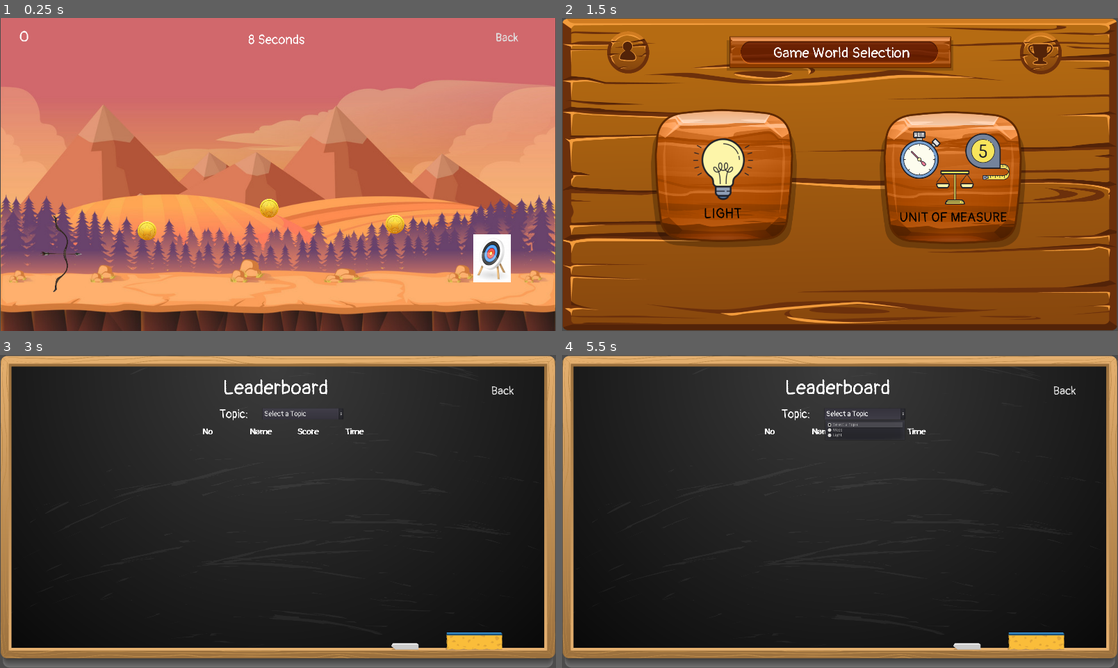
Above: before the commit, frames 1-4 (two rows, left to right).
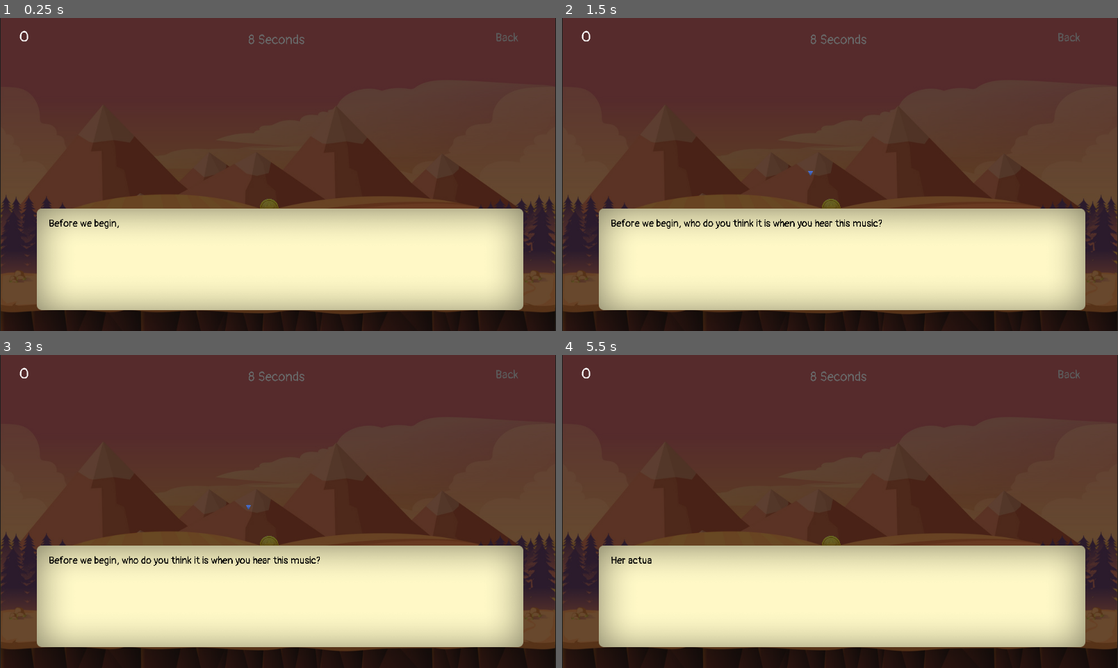
Above: after the commit, the same moments.

Repository: ChunFei96/Godot-PhysicLab
Game: Godot game, scene res://MainLevels/Mass/Level2/Level2.tscn
Same seed, same stepped clock (60 frames per second), same inputs: the game is played once before the commit and once after it. This scene is started directly instead of the project's main scene.
Inputs (mouse positions are in pixels of both pictures, inside the frame that each line leads up to):
- Up to frame 1 (0.25 s): no input
- Up to frame 2 (1.5 s): click "Back" at 0.5 s; click (739, 174) at 1.25 s, where only the run before the commit has a clickable "Light"
- Up to frame 3 (3 s): click (405, 514) at 2 s, where only the run before the commit has a clickable "Units of Measurements and Phy…"; click (478, 389) at 2.77 s
- Up to frame 4 (5.5 s): click "Back" at 3.5 s; click (862, 414) at 4.25 s, where only the run before the commit has a clickable "Select a Topic"; tap Enter (ui_accept) at 5, 5.27 s; move the mouse to (962, 495) at 5.02 s; click (962, 495) at 5.17 s

The runs differ from the first frame. In frame 1, 100% of the frame differs, in the area x 0-100%, y 0-100%; in frame 2, 99%; in frame 3, 100%; in frame 4, 100%.
Error before the commit: Invalid get index 'topicSelection' (on base: 'null instance'). (res://MainLevels/GameWorld/topic-selection.gd:28)

Commit message:
minor fixing on the Leaderboard item after merged changes from Ash-UI2

Diff:
--- a/Assets/Common/Leaderboard.gd
+++ b/Assets/Common/Leaderboard.gd
@@ -55,7 +55,8 @@
 	time_node.text = str(data['timeCompleted'])
 
 	#Set the "item" position
-	i.rect_position = Vector2(96,y_axis)
+	#i.rect_position = Vector2(96,y_axis)
+	i.rect_position = Vector2(670,y_axis)
 
 	#Append new object to scene
 	add_child(i)
@@ -65,7 +66,7 @@
 
 func displayBoardList(data):
 	var index = 1
-	var y_axis = 244 # 184
+	var y_axis = 307 # 184
 	resetBoardList()
 	for i in data:
 		createBoardItem(index,i,y_axis)
@@ -126,6 +127,5 @@
 #================= End: API Methods =================
 
 
-
-func _on_Button_toggled(button_pressed):
-	get_tree().change_scene("res://MainLevels/GameWorld/topic-selection.tscn")
+func _on_Button_pressed() -> void:
+	get_tree().change_scene("res://MainLevels/Teacher/TLanding.tscn")
--- a/Assets/Common/Leaderboard.tscn
+++ b/Assets/Common/Leaderboard.tscn
@@ -21,13 +21,13 @@
 size = 70
 font_data = ExtResource( 1 )
 
+[sub_resource type="StyleBoxTexture" id=5]
+
+[sub_resource type="StyleBoxTexture" id=6]
+
 [sub_resource type="StyleBoxTexture" id=7]
 
-[sub_resource type="StyleBoxTexture" id=8]
-
-[sub_resource type="StyleBoxTexture" id=5]
-
-[sub_resource type="DynamicFont" id=6]
+[sub_resource type="DynamicFont" id=8]
 size = 40
 font_data = ExtResource( 1 )
 
@@ -112,13 +112,13 @@
 margin_top = 81.2469
 margin_right = 1817.41
 margin_bottom = 168.247
-custom_styles/hover = SubResource( 7 )
-custom_styles/pressed = SubResource( 8 )
-custom_styles/normal = SubResource( 5 )
-custom_fonts/font = SubResource( 6 )
+custom_styles/hover = SubResource( 5 )
+custom_styles/pressed = SubResource( 6 )
+custom_styles/normal = SubResource( 7 )
+custom_fonts/font = SubResource( 8 )
 text = "Back"
 __meta__ = {
 "_edit_use_anchors_": false
 }
 [connection signal="request_completed" from="HTTPRequest" to="." method="_on_HTTPRequest_request_completed"]
-[connection signal="toggled" from="Button" to="." method="_on_Button_toggled"]
+[connection signal="pressed" from="Button" to="." method="_on_Button_pressed"]
--- a/MainLevels/GameWorld/topic-selection.gd
+++ b/MainLevels/GameWorld/topic-selection.gd
@@ -11,25 +11,9 @@
 #Functions
 
 func _on_TextureButton_pressed():
-	pass # Replace with function body.
-	#Get variable from Global Script
-	var data = get_node("/root/Data")
-	data.topicSelection[0]=true
-	#Testing input
-	#print(data.topicSelection[0])
-
-	#Direct to topic first screen
 	get_tree().change_scene("res://MainLevels/Mass/Level2/Level2.tscn")
 
 func _on_TextureButton4_pressed():
-	pass # Replace with function body.
-	#Get variable from Global Script
-	var data = get_node("/root/Data")
-	data.topicSelection[1]=true
-	#Testing input
-	#print(data.topicSelection[1])
-
-	#Direct to topic first screen
 	get_tree().change_scene("res://MainLevels/Light/Cat/Cat.tscn")
 
 
--- a/MainLevels/Mass/Level2/Level2.tscn
+++ b/MainLevels/Mass/Level2/Level2.tscn
@@ -11,17 +11,17 @@
 [ext_resource path="res://Scenes/GameOver/GameOver.tscn" type="PackedScene" id=9]
 [ext_resource path="res://Assets/Font/fonts/Pangolin/Pangolin-Regular.ttf" type="DynamicFontData" id=10]
 
+[sub_resource type="StyleBoxTexture" id=1]
+
 [sub_resource type="StyleBoxTexture" id=2]
 
 [sub_resource type="StyleBoxTexture" id=3]
 
-[sub_resource type="StyleBoxTexture" id=4]
-
-[sub_resource type="DynamicFont" id=5]
+[sub_resource type="DynamicFont" id=4]
 size = 40
 font_data = ExtResource( 10 )
 
-[sub_resource type="DynamicFont" id=1]
+[sub_resource type="DynamicFont" id=5]
 size = 50
 font_data = ExtResource( 10 )
 
@@ -89,21 +89,19 @@
 margin_bottom = 219.557
 
 [node name="DialogManager" parent="." instance=ExtResource( 6 )]
-visible = false
 margin_left = -4.0
 margin_top = -4.0
 margin_right = 42.0
 margin_bottom = 41.0
 
 [node name="GameOverLayer" parent="." instance=ExtResource( 9 )]
-visible = false
 
 [node name="Score" type="RichTextLabel" parent="."]
 margin_left = 65.0312
 margin_top = 34.3594
 margin_right = 272.031
 margin_bottom = 110.359
-custom_fonts/normal_font = SubResource( 1 )
+custom_fonts/normal_font = SubResource( 5 )
 __meta__ = {
 "_edit_use_anchors_": false
 }
Not shown: 1 places in MainLevels/Mass/Level2/Level2.tscn that only renumber resources
